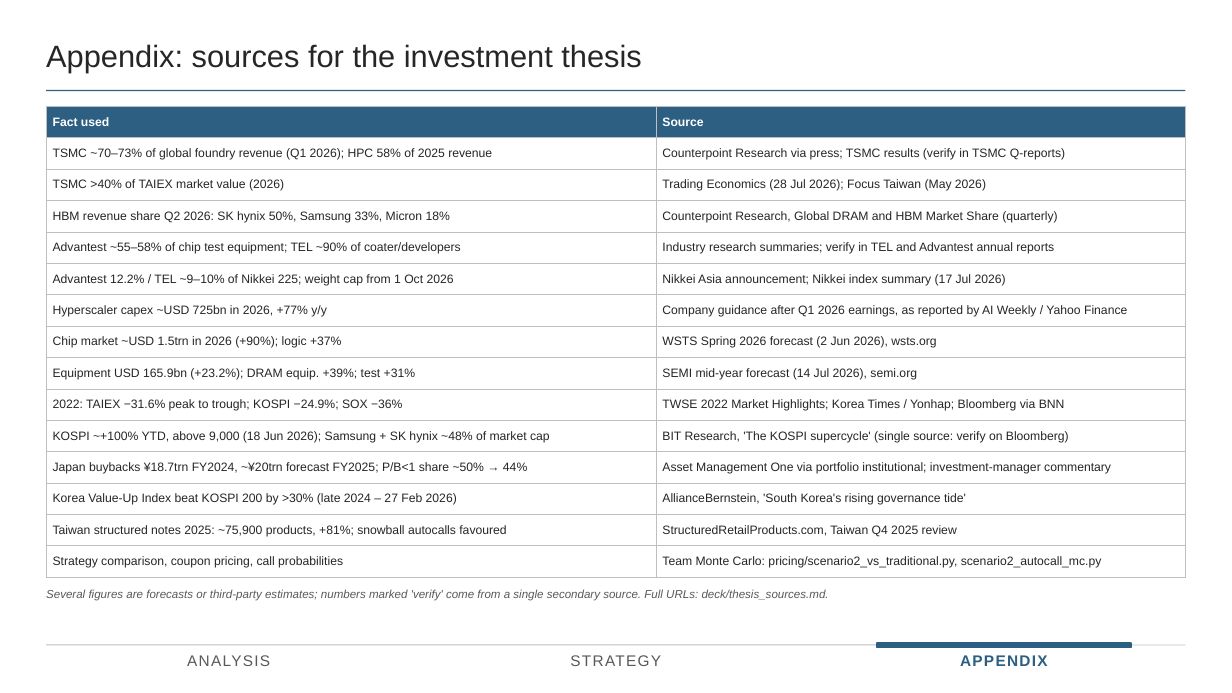
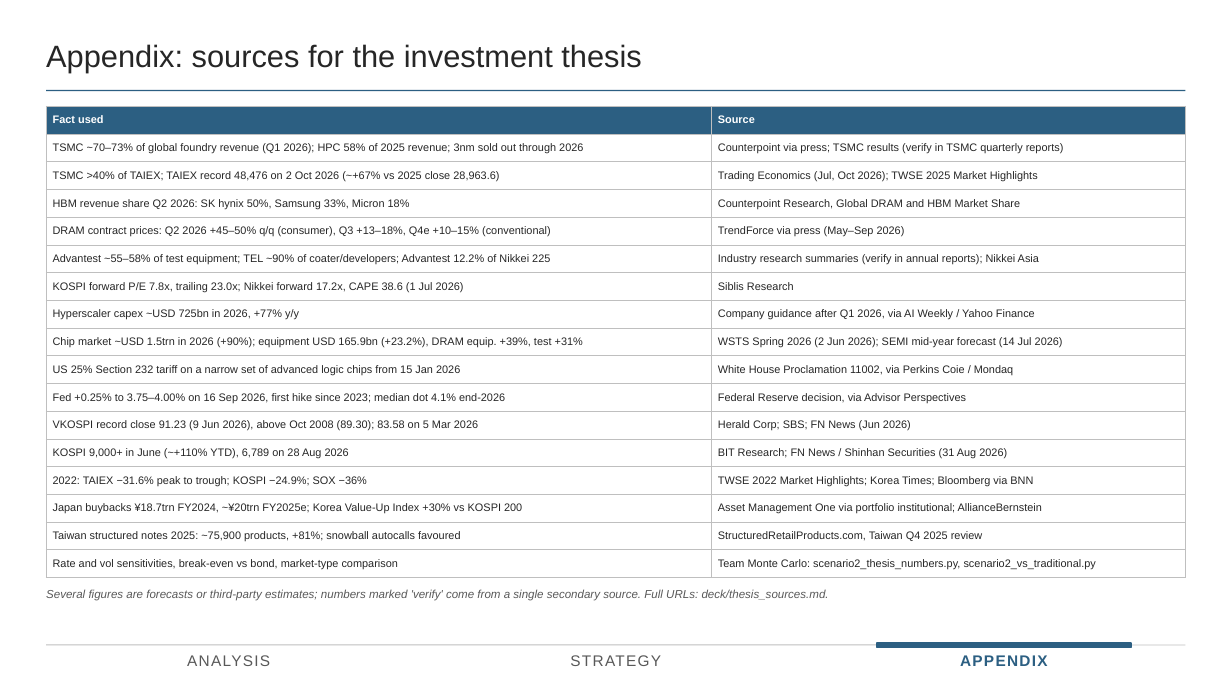
Before and after one commit to benjaminlhl/natixis-case-comp, a slide deck: slide 5 of deck/Investment-Thesis-Slides.pptx. Drawn at 1232x693 pixels with LibreOffice and Linux fonts; fonts in the diff are those of the drawing. Boxes give left, top, right and bottom in pixels: in the first picture for what was removed or moved away, otherwise in the second. Text is boxed around its words. In the diff, an @@ line names an element or a change of style, - is before the commit and + after.

```diff
--- a/deck/Investment-Thesis-Slides.pptx
+++ b/deck/Investment-Thesis-Slides.pptx
@@ table at (46, 106, 1186, 574) @@
-row 2: TSMC ~70–73% of global foundry revenue (Q1 2026); HPC 58% of 2025 revenue | Counterpoint Research via press; TSMC results (verify in TSMC Q-reports)
-row 3: TSMC >40% of TAIEX market value (2026) | Trading Economics (28 Jul 2026); Focus Taiwan (May 2026)
-row 4: HBM revenue share Q2 2026: SK hynix 50%, Samsung 33%, Micron 18% | Counterpoint Research, Global DRAM and HBM Market Share (quarterly)
-row 5: Advantest ~55–58% of chip test equipment; TEL ~90% of coater/developers | Industry research summaries; verify in TEL and Advantest annual reports
-row 6: Advantest 12.2% / TEL ~9–10% of Nikkei 225; weight cap from 1 Oct 2026 | Nikkei Asia announcement; Nikkei index summary (17 Jul 2026)
-row 7: Hyperscaler capex ~USD 725bn in 2026, +77% y/y | Company guidance after Q1 2026 earnings, as reported by AI Weekly / Yahoo Finance
-row 8: Chip market ~USD 1.5trn in 2026 (+90%); logic +37% | WSTS Spring 2026 forecast (2 Jun 2026), wsts.org
-row 9: Equipment USD 165.9bn (+23.2%); DRAM equip. +39%; test +31% | SEMI mid-year forecast (14 Jul 2026), semi.org
-row 10: 2022: TAIEX −31.6% peak to trough; KOSPI −24.9%; SOX −36% | TWSE 2022 Market Highlights; Korea Times / Yonhap; Bloomberg via BNN
-row 11: KOSPI ~+100% YTD, above 9,000 (18 Jun 2026); Samsung + SK hynix ~48% of market cap | BIT Research, 'The KOSPI supercycle' (single source: verify on Bloomberg)
-row 12: Japan buybacks ¥18.7trn FY2024, ~¥20trn forecast FY2025; P/B<1 share ~50% → 44% | Asset Management One via portfolio institutional; investment-manager commentary
-row 13: Korea Value-Up Index beat KOSPI 200 by >30% (late 2024 – 27 Feb 2026) | AllianceBernstein, 'South Korea's rising governance tide'
+row 2: TSMC ~70–73% of global foundry revenue (Q1 2026); HPC 58% of 2025 revenue; 3nm sold out through 2026 | Counterpoint via press; TSMC results (verify in TSMC quarterly reports)
+row 3: TSMC >40% of TAIEX; TAIEX record 48,476 on 2 Oct 2026 (~+67% vs 2025 close 28,963.6) | Trading Economics (Jul, Oct 2026); TWSE 2025 Market Highlights
+row 4: HBM revenue share Q2 2026: SK hynix 50%, Samsung 33%, Micron 18% | Counterpoint Research, Global DRAM and HBM Market Share
+row 5: DRAM contract prices: Q2 2026 +45–50% q/q (consumer), Q3 +13–18%, Q4e +10–15% (conventional) | TrendForce via press (May–Sep 2026)
+row 6: Advantest ~55–58% of test equipment; TEL ~90% of coater/developers; Advantest 12.2% of Nikkei 225 | Industry research summaries (verify in annual reports); Nikkei Asia
+row 7: KOSPI forward P/E 7.8x, trailing 23.0x; Nikkei forward 17.2x, CAPE 38.6 (1 Jul 2026) | Siblis Research
+row 8: Hyperscaler capex ~USD 725bn in 2026, +77% y/y | Company guidance after Q1 2026, via AI Weekly / Yahoo Finance
+row 9: Chip market ~USD 1.5trn in 2026 (+90%); equipment USD 165.9bn (+23.2%), DRAM equip. +39%, test +31% | WSTS Spring 2026 (2 Jun 2026); SEMI mid-year forecast (14 Jul 2026)
+row 10: US 25% Section 232 tariff on a narrow set of advanced logic chips from 15 Jan 2026 | White House Proclamation 11002, via Perkins Coie / Mondaq
+row 11: Fed +0.25% to 3.75–4.00% on 16 Sep 2026, first hike since 2023; median dot 4.1% end-2026 | Federal Reserve decision, via Advisor Perspectives
+row 12: VKOSPI record close 91.23 (9 Jun 2026), above Oct 2008 (89.30); 83.58 on 5 Mar 2026 | Herald Corp; SBS; FN News (Jun 2026)
+row 13: KOSPI 9,000+ in June (~+110% YTD), 6,789 on 28 Aug 2026 | BIT Research; FN News / Shinhan Securities (31 Aug 2026)
+row 14: 2022: TAIEX −31.6% peak to trough; KOSPI −24.9%; SOX −36% | TWSE 2022 Market Highlights; Korea Times; Bloomberg via BNN
+row 15: Japan buybacks ¥18.7trn FY2024, ~¥20trn FY2025e; Korea Value-Up Index +30% vs KOSPI 200 | Asset Management One via portfolio institutional; AllianceBernstein
-row 17, column 1: Strategy comparison, coupon pricing, call probabilities
+row 17, column 1: Rate and vol sensitivities, break-even vs bond, market-type comparison
-row 17, column 2: Team Monte Carlo: pricing/scenario2_vs_traditional.py, scenario2_autocall_mc.py
+row 17, column 2: Team Monte Carlo: scenario2_thesis_numbers.py, scenario2_vs_traditional.py
```
Also in this commit, not shown: 3 other slides changed, 5 other files.
